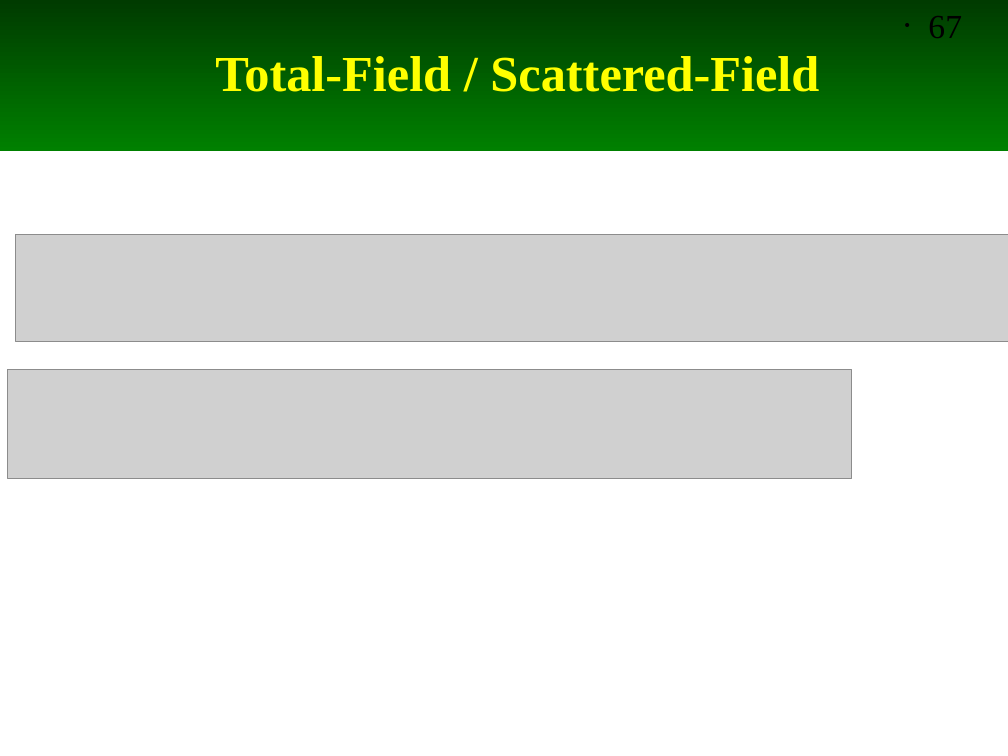
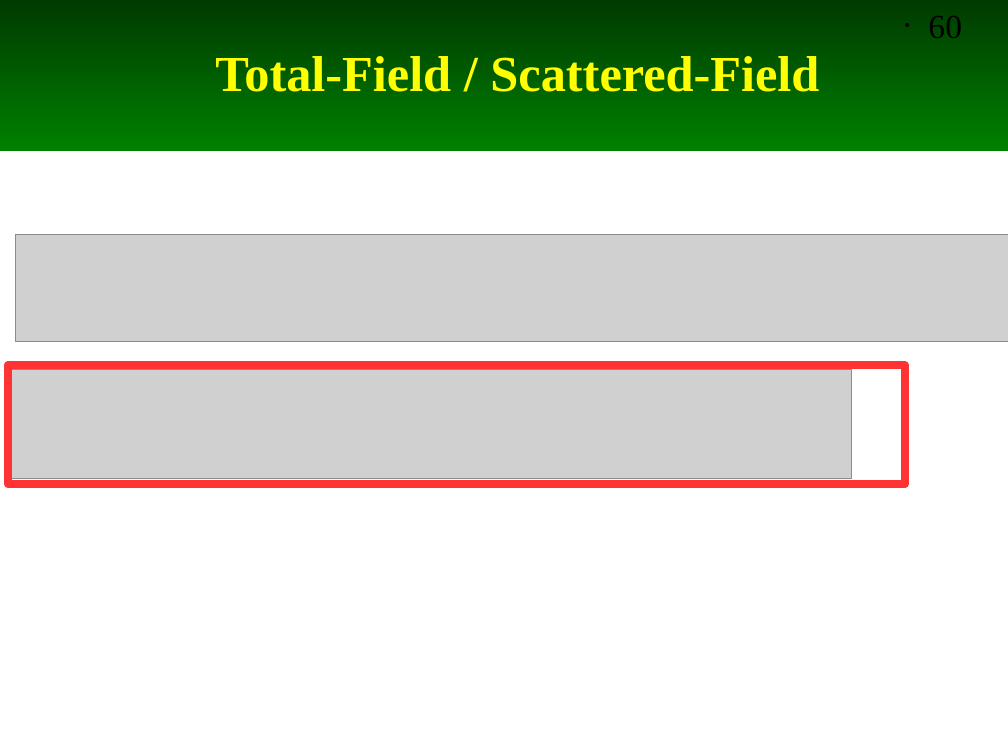
Before and after one commit to andris0147sv/modelling, a slide deck: slide 60 of presentations/2. FDTD.odp (slide 67 before the commit). Drawn at 1008x756 pixels with LibreOffice and Linux fonts; fonts in the diff are those of the drawing; grey boxes stand for pictures. Boxes give left, top, right and bottom in pixels: in the first picture for what was removed or moved away, otherwise in the second. Text is boxed around its words. In the diff, an @@ line names an element or a change of style, - is before the commit and + after.

```diff
--- a/presentations/2. FDTD.odp
+++ b/presentations/2. FDTD.odp
@@ page number at [928,16,962,38]: text changed @@
-• 67
+• 60
@@ rectangle added at [8,365,905,484], outline #FF3333 5.67 pt @@
```
Also in this commit, not shown: 10 other slides changed, 4 slides added, 1 slide removed, 9 other files.
